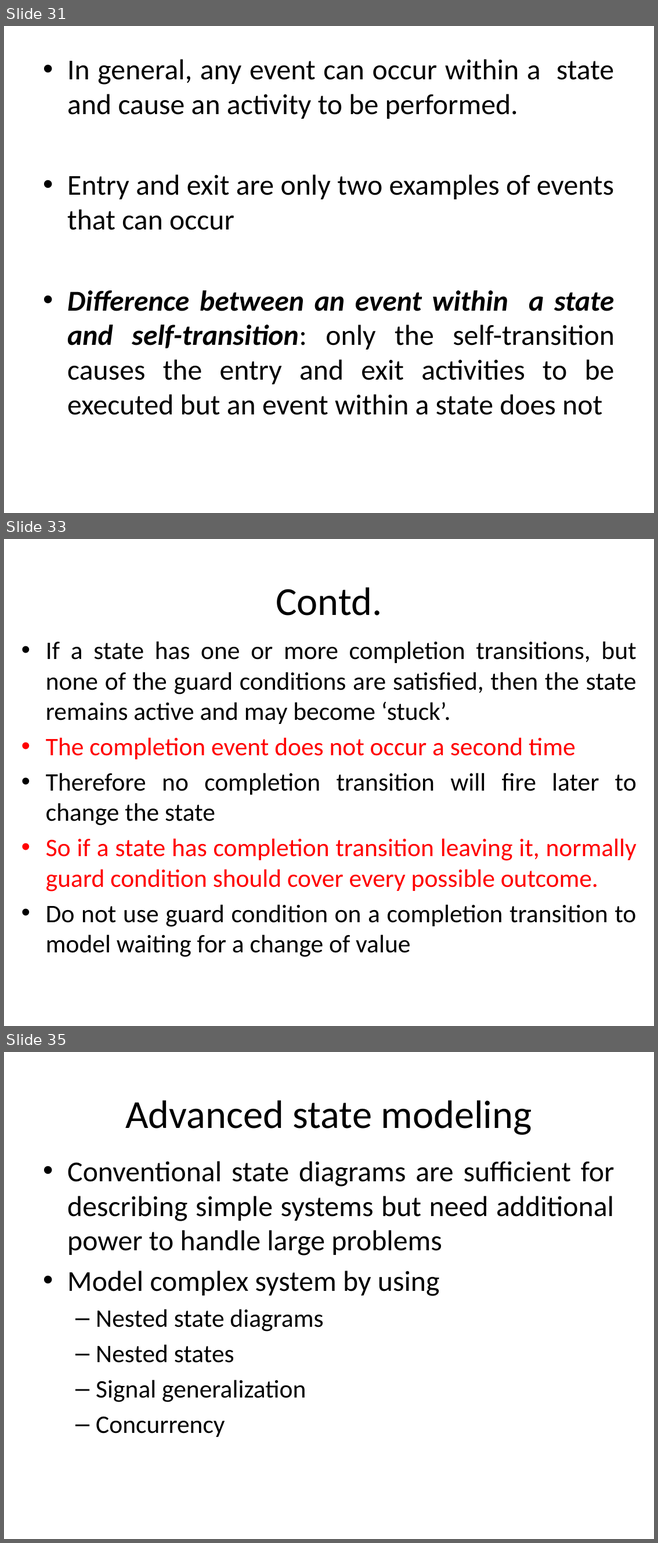
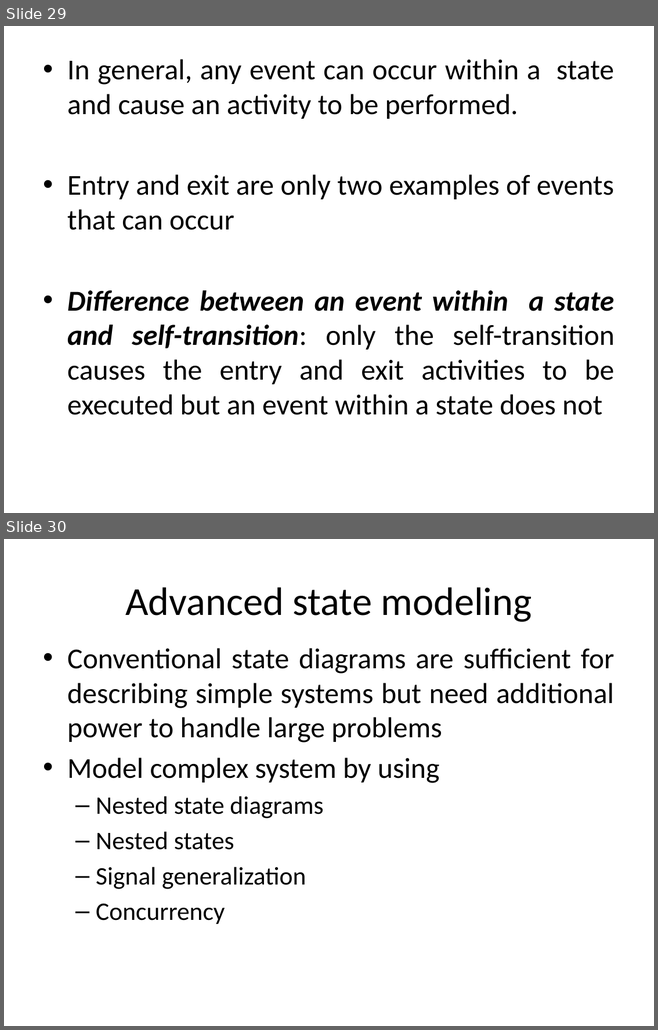
Before and after one commit to theabhishek07/Object-Oriented-Analysis-and-Design, a slide deck: Classroom/9. stateModeling.pptx. Shown one above the other, each under a label of ours: slides 31, 33 and 35 before the commit, slides 29 and 30 after it; the slides between them are not shown. The pictures are 658x1543 and 658x1030 pixels, drawn with LibreOffice and Linux fonts; fonts in the diff are those of the drawing. Boxes give left, top, right and bottom in pixels: in the first picture for what was removed or moved away, otherwise in the second. Text is boxed around its words. In the diff, an @@ line names an element or a change of style, - is before the commit and + after.

```diff
--- a/Classroom/9. stateModeling.pptx
+++ b/Classroom/9. stateModeling.pptx
@@ slide 33 removed at bbox=[4, 539, 654, 1026], background #FFFFFF @@
@@ title removed at bbox=[275, 587, 382, 616] @@
-Contd.
@@ text removed at bbox=[46, 641, 636, 957] @@
-• If a state has one or more completion transitions, but none of the guard conditions are satisfied, then the state remains active and may become ‘stuck’.
-• The completion event does not occur a second time
-• Therefore no completion transition will fire later to change the state
-• So if a state has completion transition leaving it, normally guard condition should cover every possible outcome.
-• Do not use guard condition on a completion transition to model waiting for a change of value
@@ what was slide 31 is now slide 29 @@
@@ what was slide 35 is now slide 30 @@
```
Also in this commit, not shown: 4 slides changed, 2 slides added, 5 other slides removed, 3 other files.
